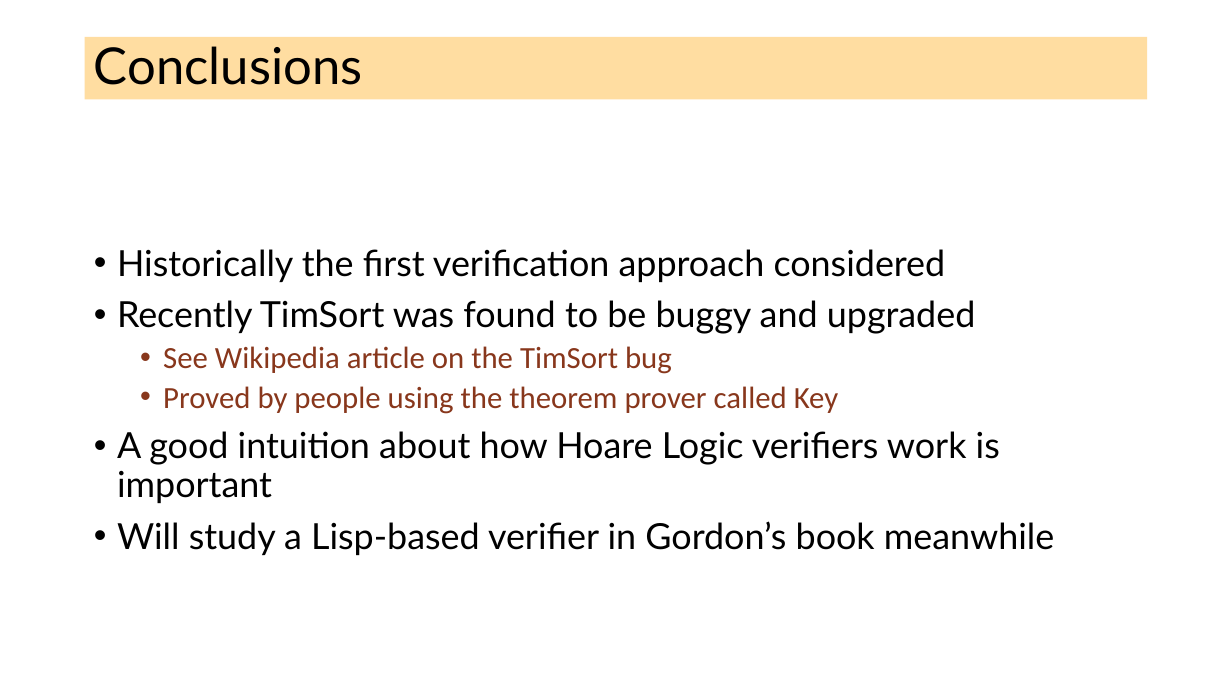
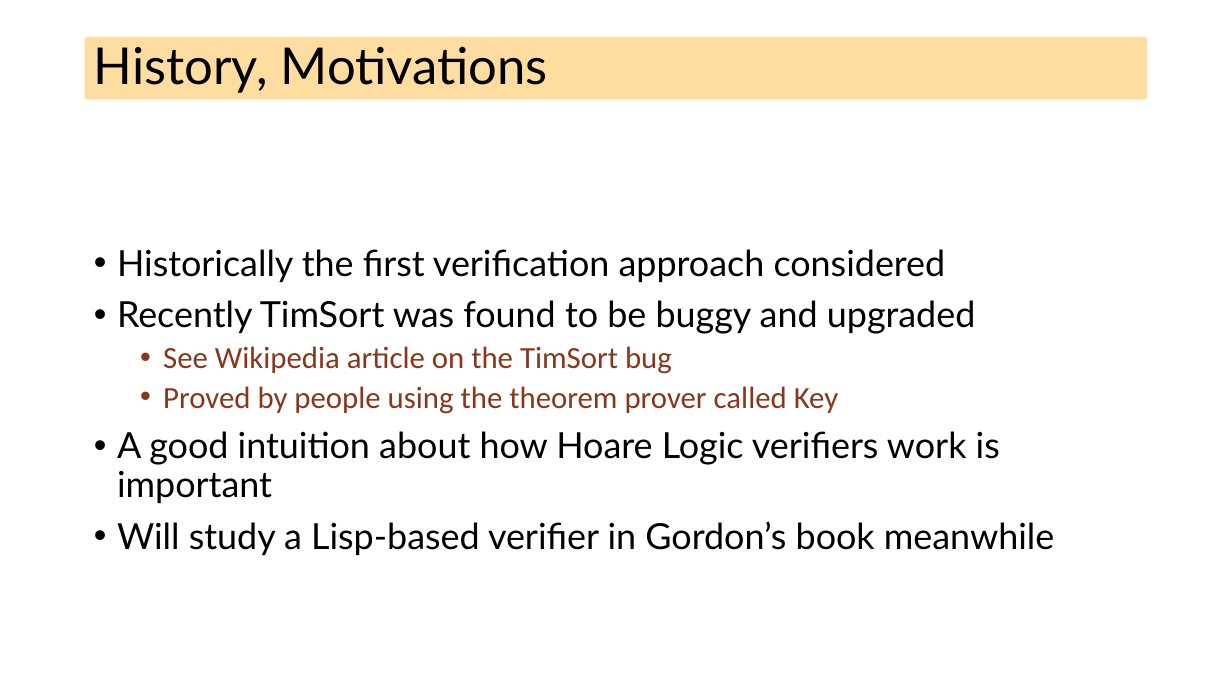
Before and after one commit to ganeshutah/cs6110s22, a slide deck: slide 2 of Lec15/cs6110-Lec14-Hoare-Logic.pptx (slide 29 before the commit). Drawn at 1232x693 pixels with LibreOffice and Linux fonts; fonts in the diff are those of the drawing. Boxes give left, top, right and bottom in pixels: in the first picture for what was removed or moved away, otherwise in the second. Text is boxed around its words. In the diff, an @@ line names an element or a change of style, - is before the commit and + after.

```diff
--- a/Lec15/cs6110-Lec14-Hoare-Logic.pptx
+++ b/Lec15/cs6110-Lec14-Hoare-Logic.pptx
@@ title at [94,46,548,93]: text changed @@
-Conclusions
+History, Motivations
```
Also in this commit, not shown: 5 other slides changed, 16 slides added, 11 slides removed.
